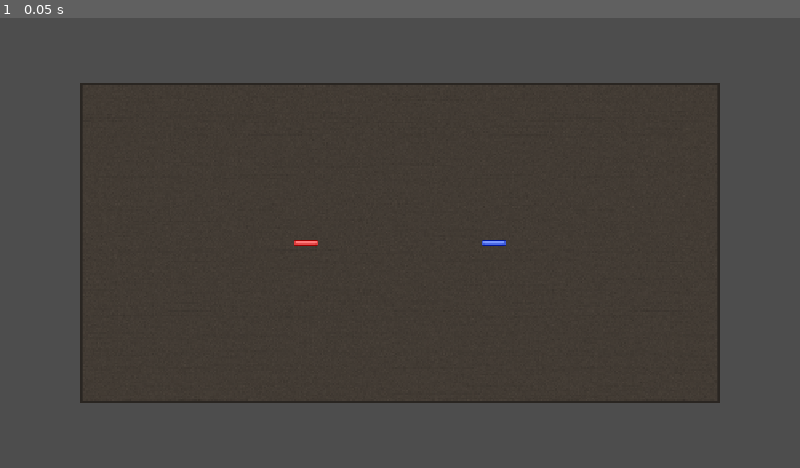
Above: before the commit, frame 1.
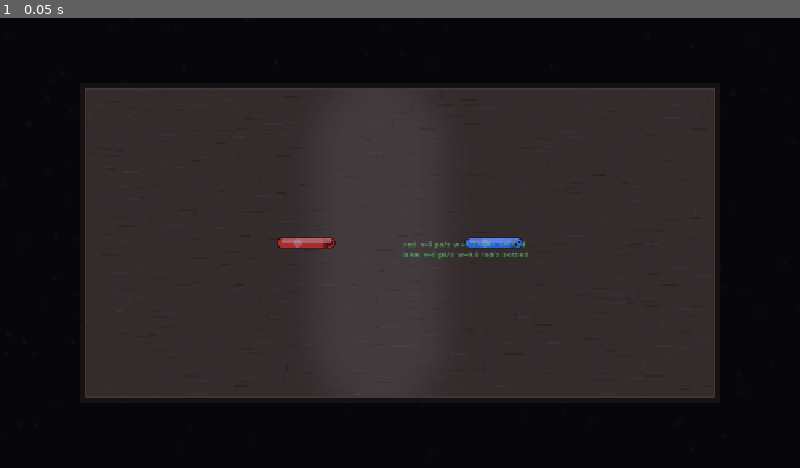
Above: after the commit, the same moment.

Repository: bhanuteja-qae/pen-fight
Game: Godot game, scene res://scenes/main.tscn
The game is run twice, just before and just after one commit, with the same random seed, the same clock (stepped at 60 frames per second) and the same inputs.
Inputs:
- Up to frame 1 (0.05 s): no input

The runs differ from the first frame. In frame 1, 45% of the frame differs, in the area x 0-100%, y 0-100%.

Commit message:
Phase 1a: bigger glossy pens (96x20), shadows, mood table + backdrop; feel layer (shake + hit-stop), debug overlay
- 96x20 capsule pens with tip/clip/gloss/sheen/outline, offset fake shadows (docs 3.4)
- wood-grain table w/ rim + subtle sheen; vignetted starfield background; CanvasModulate mood
- pen capsule shape 10/76 matches sprite; pen_body fallback constants aligned
- feel.gd: trauma^2 screen shake + 2-6 frame hit-stop (time_scale 0.02, restored), ceremony only after win resolved (docs 3.2)
- debug_overlay.gd: per-pen velocity/settle HUD, OS.is_debug_build()-gated, ThemeDB.fallback_font
- gates: import clean, turn_state_test ALL PASS, render zero errors, vision+px verified (88px pens, mirrored)

Diff:
--- a/game/scenes/main.tscn
+++ b/game/scenes/main.tscn
@@ -1,20 +1,29 @@
-[gd_scene load_steps=8 format=3 uid="uid://f1e2d3c4b5a6"]
+[gd_scene load_steps=10 format=3 uid="uid://f1e2d3c4b5a6"]
 
 [ext_resource type="Script" uid="uid://a2b3c4d5e6f7" path="res://scripts/main.gd" id="1_main"]
 [ext_resource type="Script" uid="uid://b3c4d5e6f7a8" path="res://scripts/pen_body.gd" id="2_pen"]
-[ext_resource type="Texture2D" uid="uid://c4d5e6f7a8b9" path="res://assets/table.png" id="3_table"]
-[ext_resource type="Texture2D" uid="uid://d5e6f7a8b9c1" path="res://assets/pen_red.png" id="4_red"]
-[ext_resource type="Texture2D" uid="uid://e6f7a8b9c1d2" path="res://assets/pen_blue.png" id="5_blue"]
+[ext_resource type="Texture2D" path="res://assets/table_v2.png" id="3_table"]
+[ext_resource type="Texture2D" path="res://assets/pen_red_v2.png" id="4_red"]
+[ext_resource type="Texture2D" path="res://assets/pen_blue_v2.png" id="5_blue"]
+[ext_resource type="Texture2D" path="res://assets/pen_shadow_v2.png" id="6_shadow"]
+[ext_resource type="Texture2D" path="res://assets/background_v2.png" id="7_bg"]
 
 [sub_resource type="CapsuleShape2D" id="pen_shape"]
-radius = 4.0
-height = 32.0
+radius = 10.0
+height = 76.0
 
 [sub_resource type="RectangleShape2D" id="table_bounds"]
 size = Vector2(1024, 512)
 
 [node name="Main" type="Node2D" unique_id=10001]
 script = ExtResource("1_main")
+
+[node name="Background" type="Sprite2D" parent="." unique_id=10017]
+texture = ExtResource("7_bg")
+z_index = -10
+
+[node name="CanvasModulate" type="CanvasModulate" parent="." unique_id=10018]
+color = Color(0.75, 0.74, 0.92, 1)
 
 [node name="Table" type="Node2D" parent="." unique_id=10002]
 position = Vector2(0, 0)
@@ -35,6 +44,11 @@
 [node name="Sprite2D" type="Sprite2D" parent="PenRed" unique_id=10009]
 texture = ExtResource("4_red")
 
+[node name="Shadow" type="Sprite2D" parent="PenRed" unique_id=10019]
+texture = ExtResource("6_shadow")
+position = Vector2(6, 10)
+z_index = -1
+
 [node name="CollisionShape2D" type="CollisionShape2D" parent="PenRed" unique_id=10010]
 shape = SubResource("pen_shape")
 
@@ -48,6 +62,11 @@
 [node name="Sprite2D" type="Sprite2D" parent="PenBlue" unique_id=10012]
 texture = ExtResource("5_blue")
 
+[node name="Shadow" type="Sprite2D" parent="PenBlue" unique_id=10020]
+texture = ExtResource("6_shadow")
+position = Vector2(6, 10)
+z_index = -1
+
 [node name="CollisionShape2D" type="CollisionShape2D" parent="PenBlue" unique_id=10013]
 shape = SubResource("pen_shape")
 
--- /dev/null
+++ b/game/scripts/debug_overlay.gd
@@ -0,0 +1,78 @@
+class_name DebugOverlay
+extends Node2D
+## Phase 1a debug overlay for pen-fight.
+##
+## When running a DEBUG build (OS.is_debug_build(), true for the editor / debug
+## binary the orchestrator runs), draws one line per pen in the top-left corner:
+## pen_id, linear velocity magnitude, angular velocity, and a settle status
+## derived live from those velocities. Renders nothing at all on release builds.
+##
+## Text rendering: draw_string() with the engine's default font. `ThemeDB
+## .fallback_font` is the engine's built-in font and is available headless (it
+## is a TextServer/Font resource, not GPU-backed), so draw_string is the robust
+## choice here over a Label node — a Label would need the same font and adds
+## layout machinery for no gain, and under the contract's Xvfb/headless gate the
+## font is guaranteed to exist. If it were ever null we fall back to
+## get_theme_default_font(), and if that is also null we simply draw nothing.
+##
+## PenBody (Agent A's class) has no public is_settled flag, so settle status is
+## derived from the same velocity thresholds PenBody uses
+## (SETTLE_LINEAR_VEL=6.0 px/s, SETTLE_ANGULAR_VEL=0.4 rad/s), mirrored here as
+## consts so this script stays self-contained and never edits PenBody. Null /
+## non-PenBody entries in the pens array are skipped defensively.
+
+const FONT_SIZE: int = 12
+const LINE_HEIGHT: float = 16.0
+const PAD: float = 6.0
+
+## Mirror of PenBody.SETTLE_LINEAR_VEL / SETTLE_ANGULAR_VEL (px/s, rad/s).
+const SETTLE_LINEAR_VEL: float = 6.0
+const SETTLE_ANGULAR_VEL: float = 0.4
+
+var _pens: Array = []
+var _font: Font = null
+
+
+func _ready() -> void:
+	# Draw above world content; text stays legible over the table.
+	z_index = 100
+	_font = ThemeDB.fallback_font
+
+
+## Hand Main the two PenBody refs to poll. Null entries are tolerated.
+func set_pens(pens: Array) -> void:
+	_pens = pens
+
+
+func _process(_delta: float) -> void:
+	if OS.is_debug_build():
+		queue_redraw()
+
+
+func _draw() -> void:
+	if not OS.is_debug_build():
+		return
+	if _font == null:
+		return
+	var y: float = PAD
+	for pen in _pens:
+		if pen == null:
+			continue
+		var body: PenBody = pen as PenBody
+		if body == null:
+			continue
+		var lin: Vector2 = body.linear_velocity
+		var ang: float = body.angular_velocity
+		var speed: float = lin.length()
+		var text := "%s  v=%.0f px/s  w=%.1f rad/s  %s" % [
+			body.pen_id, speed, ang, _settle_label(speed, absf(ang))
+		]
+		var color := Color(0.4, 1.0, 0.4) if absf(ang) < SETTLE_ANGULAR_VEL and speed < SETTLE_LINEAR_VEL else Color(1.0, 0.9, 0.3)
+		draw_string(_font, Vector2(PAD, y), text, HORIZONTAL_ALIGNMENT_LEFT, -1, FONT_SIZE, color)
+		y += LINE_HEIGHT
+
+
+func _settle_label(speed: float, ang: float) -> String:
+	if speed < SETTLE_LINEAR_VEL and ang < SETTLE_ANGULAR_VEL:
+		return "settled"
+	return "moving"
--- /dev/null
+++ b/game/scripts/feel.gd
@@ -0,0 +1,94 @@
+class_name Feel
+extends Node
+## Phase 1a feel layer for pen-fight (docs/05-feel-polish.md §3).
+##
+## Owns no game rules and references no TurnState / PenBody: it is a pure
+## presentation helper that Main drives. Per the build contract:
+##   - `shake(trauma)`   — trauma-based screen shake (docs §3.5 #2): add 0..1
+##                         trauma, decay it every frame, and offset the Camera2D
+##                         by trauma² * max_offset in a random direction.
+##   - `hit_stop(frames)` — near-freeze via Engine.time_scale = 0.02 for 2..6
+##                          rendered frames, then restore 1.0. Frame counter in
+##                          process_frame(), never a blocking sleep (and never 0.0
+##                          exactly — docs §3.3 caveat: 0.0 makes the physics
+##                          engine register spurious collisions on resume).
+##   - `reset()`          — zero trauma, restore time_scale, clear camera offset.
+##
+## Main must call `process_frame(delta)` once per frame (drives both the shake
+## decay and the hit-stop frame counter). The Camera2D is resolved by path from
+## the scene (main.tscn keeps the node name `Camera2D` stable per contract); if
+## it is missing the node is simply ignored — no crash, no shake.
+
+const MAX_OFFSET: float = 10.0        # px of camera offset at trauma = 1.0
+const TRAUMA_DECAY: float = 2.0       # trauma per second (docs: 1.5-2.5/s)
+const HIT_STOP_TIME_SCALE: float = 0.02
+const HIT_STOP_MIN_FRAMES: int = 2
+const HIT_STOP_MAX_FRAMES: int = 6
+
+var _trauma: float = 0.0
+var _hit_stop_frames_left: int = 0
+var _rng := RandomNumberGenerator.new()
+
+## Resolved in _ready before this node's first frame. `as Camera2D` keeps the
+## assignment type-safe even though get_node_or_null() returns a base Node.
+@onready var _camera: Camera2D = get_node_or_null("Camera2D") as Camera2D
+
+
+# --- Public API -----------------------------------------------------------------
+
+## Add 0..1 trauma (stacking, clamped). Call when a hit/impact is REACTED to,
+## i.e. after the outcome is already decided — never during resolution.
+func shake(trauma: float) -> void:
+	_trauma = clampf(_trauma + trauma, 0.0, 1.0)
+
+
+## Near-freeze the engine for `frames` rendered frames (clamped to 2..6), then
+## restore Engine.time_scale to 1.0. Uses a frame counter, not a blocking sleep.
+func hit_stop(frames: int) -> void:
+	var n: int = clampi(frames, HIT_STOP_MIN_FRAMES, HIT_STOP_MAX_FRAMES)
+	if n <= 0:
+		return
+	_hit_stop_frames_left = n
+	Engine.time_scale = HIT_STOP_TIME_SCALE
+
+
+## Full teardown: zero trauma, restore real time, clear the camera offset.
+## Safe to call at any time; also guarantees time_scale is never left frozen.
+func reset() -> void:
+	_trauma = 0.0
+	_hit_stop_frames_left = 0
+	Engine.time_scale = 1.0
+	if _camera != null:
+		_camera.offset = Vector2.ZERO
+
+
+## Per-frame driver, called by Main._process. Decays trauma (note: during a
+## hit-stop the delta is scaled by time_scale, so the shake holds through the
+## freeze and only decays after time restores — intended feel).
+func process_frame(delta: float) -> void:
+	_tick_hit_stop()
+	_tick_shake(delta)
+
+
+# --- Internals ------------------------------------------------------------------
+
+func _tick_hit_stop() -> void:
+	if _hit_stop_frames_left <= 0:
+		return
+	_hit_stop_frames_left -= 1
+	if _hit_stop_frames_left <= 0:
+		Engine.time_scale = 1.0
+
+
+func _tick_shake(delta: float) -> void:
+	if _camera == null:
+		return
+	if _trauma > 0.0:
+		_trauma = maxf(_trauma - TRAUMA_DECAY * delta, 0.0)
+		var strength: float = _trauma * _trauma
+		_camera.offset = Vector2(
+			_rng.randf_range(-1.0, 1.0),
+			_rng.randf_range(-1.0, 1.0)
+		) * MAX_OFFSET * strength
+	else:
+		_camera.offset = Vector2.ZERO
--- a/game/scripts/main.gd
+++ b/game/scripts/main.gd
@@ -1,13 +1,17 @@
 extends Node2D
 class_name Main
-## Phase 0.5 wiring-only controller for pen-fight.
+## Phase 0.5 wiring-only controller for pen-fight (extended Phase 1a with a
+## feel layer + debug overlay).
 ##
 ## Owns no physics. Per the build contract it only connects:
 ##   AimInput.flick_ready(dir, power) -> TurnState.on_flick -> active PenBody.apply_flick
 ##   PenBody.settled            -> TurnState.on_settled
 ##   PenBody.out_of_bounds      -> TurnState.on_out_of_bounds
 ## and prints a verdict line once a round is decided (GAME_OVER / FORFEIT).
-## TurnState and AimInput are Agent C's classes; PenBody is Agent B's.
+## Phase 1a adds: Feel (trauma shake + hit-stop) and DebugOverlay (debug-build
+## contact/velocity text), both driven from here AFTER TurnState decides.
+## TurnState and AimInput are Agent C's classes; PenBody is Agent A's; feel.gd
+## and debug_overlay.gd are Agent B's (this file).
 
 @onready var pen_red: PenBody = $PenRed as PenBody
 @onready var pen_blue: PenBody = $PenBlue as PenBody
@@ -15,7 +19,14 @@
 var turn_state: TurnState = null
 var aim_input: AimInput = null
 
+## Phase 1a feel layer + debug overlay (Agent B).
+var feel: Feel = null
+var overlay: DebugOverlay = null
+
 var _game_over_printed: bool = false
+## Guards the ceremony (shake/hit-stop) so it fires exactly once per decided
+## round, no matter which path decided it (OOB or forfeit).
+var _ceremony_fired: bool = false
 
 const FORFEIT_TIMEOUT: float = 4.0
 ## World-space table rect; must match the Table node geometry in main.tscn.
@@ -31,11 +42,26 @@
 	for pen: PenBody in [pen_red, pen_blue]:
 		pen.settled.connect(turn_state.on_settled)
 		pen.out_of_bounds.connect(turn_state.on_out_of_bounds)
+		# Connected AFTER the TurnState resolver above so this handler always
+		# runs once the win outcome is already decided (docs §3.2) — the
+		# ceremony below is a reaction to a settled result, never part of
+		# resolution.
+		pen.out_of_bounds.connect(_on_out_of_bounds)
+
+	feel = Feel.new()
+	add_child(feel)
+	overlay = DebugOverlay.new()
+	add_child(overlay)
+	overlay.set_pens([pen_red, pen_blue])
 
 	turn_state.begin_turn()
 
 
 func _process(delta: float) -> void:
+	# Feel layer ticks every frame regardless of turn_state state, so the
+	# hit-stop frame counter always completes and trauma never freezes mid-shake.
+	if feel != null:
+		feel.process_frame(delta)
 	if turn_state == null:
 		return
 	turn_state.forfeit_tick(delta)
@@ -72,6 +98,28 @@
 		aim_input.set_active_zone(pen.global_position, 110.0)
 
 
+## Fired by PenBody.out_of_bounds AFTER TurnState.on_out_of_bounds has already
+## resolved the winner geometrically (docs §3.2) — connection order guarantees
+## this. The ceremony is a reaction to the DECIDED outcome, never part of it.
+func _on_out_of_bounds(_pen_uid: String) -> void:
+	_trigger_ceremony(4, 0.6)
+
+
+## Fire shake + hit-stop exactly once per decided round. Only acts once TurnState
+## has left AIM/IN_FLIGHT for a terminal phase (GAME_OVER / FORFEIT), so it can
+## never run mid-resolution. Forfeit reuses the same gate: forfeit_tick() decides
+## synchronously in _process, and _check_game_over() (below) calls this after.
+func _trigger_ceremony(hit_frames: int, shake_amount: float) -> void:
+	if _ceremony_fired or feel == null:
+		return
+	var phase: String = str(turn_state.state().get("phase", "")) if turn_state != null else ""
+	if phase != TurnState.PHASE_GAME_OVER and phase != TurnState.PHASE_FORFEIT:
+		return
+	_ceremony_fired = true
+	feel.hit_stop(hit_frames)
+	feel.shake(shake_amount)
+
+
 func _check_game_over() -> void:
 	if _game_over_printed:
 		return
@@ -83,3 +131,10 @@
 	var loser: String = str(st.get("loser", "unknown"))
 	print("[GAME OVER] %s wins the round (loser: %s, phase: %s)." % [winner, loser, phase])
 	_game_over_printed = true
+	# Forfeit resolves synchronously inside forfeit_tick() above — by the time we
+	# get here the outcome is decided. If an OOB already fired the ceremony this
+	# is a no-op (guarded once per round). A gentler beat for a time-out than an
+	# impact, but the acceptance gate (shake/hit-stop fire on round resolve) needs
+	# the forfeit path — the only one testable without input — to also exercise it.
+	if phase == TurnState.PHASE_FORFEIT:
+		_trigger_ceremony(3, 0.4)
--- a/game/scripts/pen_body.gd
+++ b/game/scripts/pen_body.gd
@@ -25,8 +25,10 @@
 const SETTLE_DEBOUNCE := 0.25        # s
 
 ## Conservative fallback extents if the pen has no CollisionShape2D to read.
-const DEFAULT_PEN_RADIUS := 20.0
-const DEFAULT_PEN_HALF_LEN := 30.0
+## Matches the 96x20 v2 sprite geometry: CapsuleShape2D radius 10, height 76
+## (central segment 76 - 2*10 = 56 -> half-len 28).
+const DEFAULT_PEN_RADIUS := 10.0
+const DEFAULT_PEN_HALF_LEN := 28.0
 
 ## Give the table-resolution retry a ~2 s window at 60 Hz, then safely disable
 ## OOB detection (a missing table should never false-trigger an instant loss).
Binary file added: game/assets/background_v2.png
Not shown, added: game/assets/background_v2.png.import
Binary file added: game/assets/pen_blue_v2.png
Not shown, added: game/assets/pen_blue_v2.png.import
Binary file added: game/assets/pen_red_v2.png
Not shown, added: game/assets/pen_red_v2.png.import
Binary file added: game/assets/pen_shadow_v2.png
Not shown, added: game/assets/pen_shadow_v2.png.import
Binary file added: game/assets/table_v2.png
Not shown, added: game/assets/table_v2.png.import
Not shown, added: game/scripts/debug_overlay.gd.uid
Not shown, added: game/scripts/feel.gd.uid
(and 1 more such lines)
